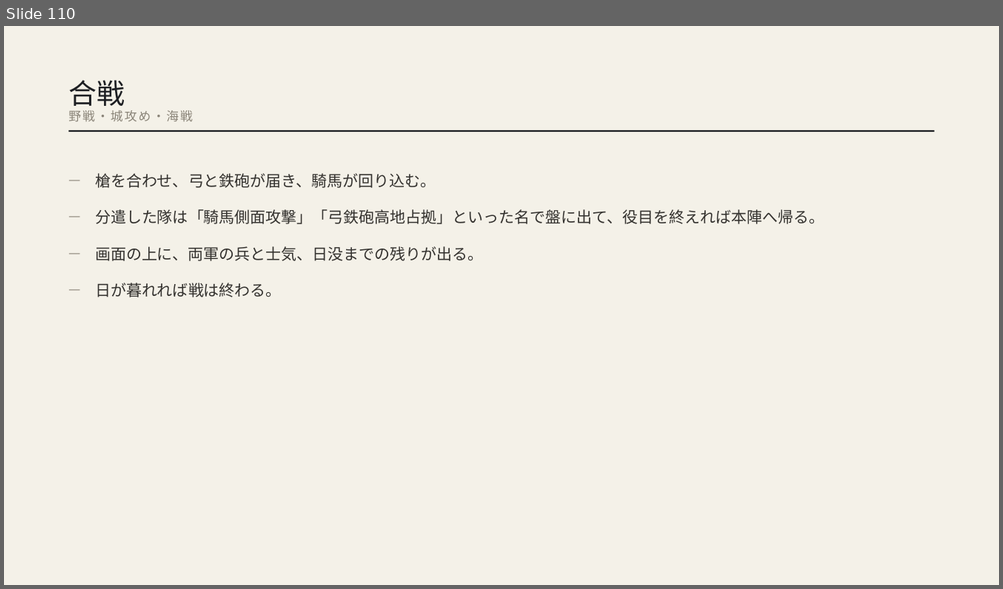
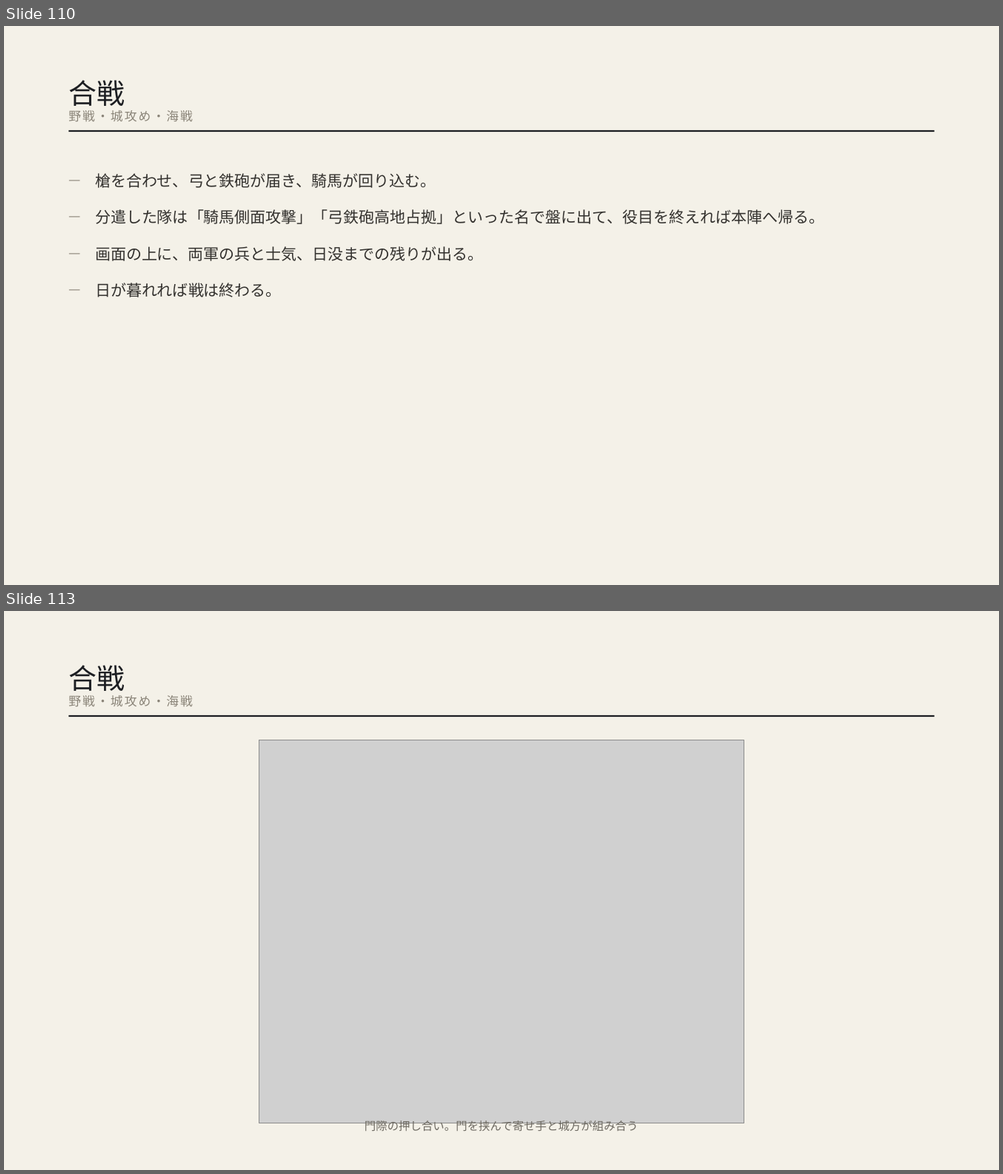
Before and after one commit to Jun19830408/SengokuProject, a slide deck: dist/センゴク盤_紹介資料.pptx. Shown one above the other, each under a label of ours: slide 110 before the commit, slides 110 and 113 after it; the slides between them are not shown. The pictures are 1003x589 and 1003x1174 pixels, drawn with LibreOffice and Linux fonts; fonts in the diff are those of the drawing; grey boxes stand for pictures. Boxes give left, top, right and bottom in pixels: in the first picture for what was removed or moved away, otherwise in the second. Text is boxed around its words. In the diff, an @@ line names an element or a change of style, - is before the commit and + after.

```diff
--- a/dist/センゴク盤_紹介資料.pptx
+++ b/dist/センゴク盤_紹介資料.pptx
@@ slide 113 added at (x1=4, y1=611, x2=999, y2=1170), background #F4F1E8 @@
@@ text added at (x1=68, y1=665, x2=125, y2=696), 27 pt, text #1C1E22 @@
+合戦
@@ text added at (x1=68, y1=695, x2=193, y2=706), 12 pt, text #8A8478 @@
+野戦・城攻め・海戦
@@ rectangle added at (x1=69, y1=715, x2=934, y2=717), fill #1C1E22 @@
@@ picture added at (x1=259, y1=740, x2=744, y2=1124) @@
@@ text added at (x1=364, y1=1121, x2=638, y2=1131), 11 pt, text #6E6A62 @@
+門際の押し合い。門を挟んで寄せ手と城方が組み合う
```
Also in this commit, not shown: 3 other slides added, 51 other files.
